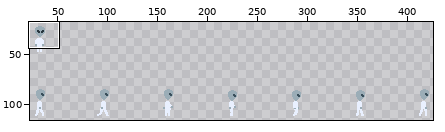
Edited in one commit: sprite sheet (assets/AlienSheet.png). The first picture is a wide view before the edit; the outline marks the close-up.
Close-up. Old version:
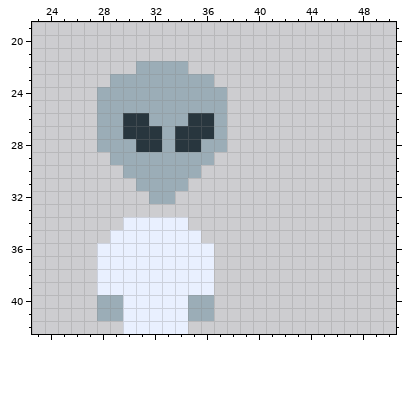
The file is 448x256 pixels. Shown: x 23..50, y 19..42. The wide view leaves out empty margins.
The result:
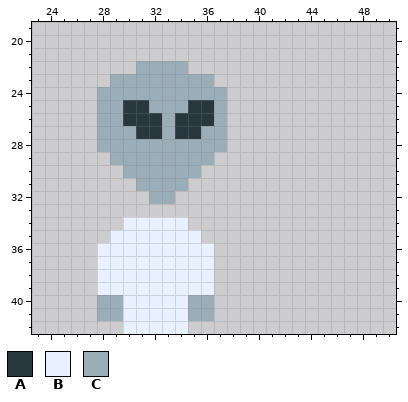
Palette (. is transparent): A #28363e  B #e9f0ff  C #9badb7
The edit:
Colour A replaces colour C in row 25 at x 30 to 31 and 35 to 36; in row 26 at x 32 and 34.
Colour C replaces colour A in row 27 at x 30 and 36; in row 28 at x 31 to 32 and 34 to 35.
